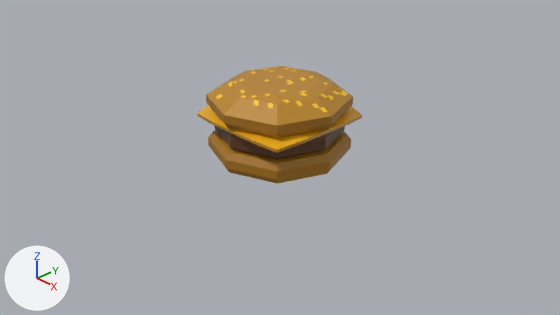
Renders of the Blender file assets/meshes/items/ageless-nutrition.blend from each side of a commit.
Rendered twice from the file's camera 'Camera'. The lights are fixed; the arrows at lower left show +X, +Y and +Z.

The first picture shows 'BottomBun', 'CheeseSlice', 'Patty', 'TopBun'.
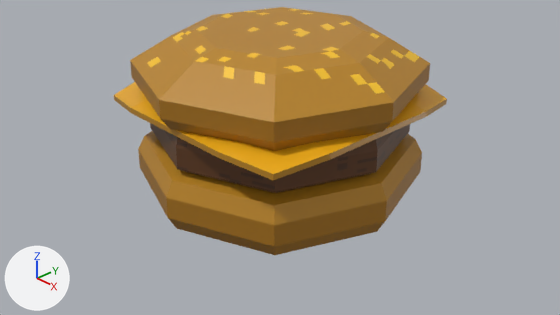
Boxes [x1, y1, x2, y2] around the edits, measured in the pictures (560 x 315 px):
'TopBun', moved, rescaled (103% wider, 99% taller)
    before: [206, 66, 353, 138]
    after: [130, 7, 430, 151]
'BottomBun', moved, rescaled (98% wider, 127% taller)
    before: [208, 130, 351, 184]
    after: [138, 131, 422, 255]
'CheeseSlice', moved, rescaled (101% wider, 102% taller)
    before: [197, 105, 362, 153]
    after: [114, 82, 447, 180]
'Patty', moved, rescaled (98% wider, 103% taller)
    before: [214, 125, 345, 159]
    after: [150, 123, 410, 193]

Diff of the bpy script that builds the scene:
```diff
--- a/assets/meshes/items/ageless-nutrition.blend.py
+++ b/assets/meshes/items/ageless-nutrition.blend.py
@@ ob_topbun @@
 ob_topbun = bpy.data.objects.new('TopBun', me_topbun)
-ob_topbun.location = (0.0, 0.0, 0.664)
-ob_topbun.scale = (1.0, 1.0, 0.688)
+ob_topbun.location = (0.0, 0.0, 0.919)
+ob_topbun.scale = (2.0, 2.0, 1.4)
@@ ob_patty @@
 ob_patty = bpy.data.objects.new('Patty', me_cube_002)
-ob_patty.location = (0.0, 0.0, 0.243)
-ob_patty.scale = (0.904, 0.904, 0.86)
+ob_patty.location = (0.0, 0.0, 0.102)
+ob_patty.scale = (1.8, 1.8, 1.7)
@@ ob_cheeseslice @@
 ob_cheeseslice = bpy.data.objects.new('CheeseSlice', me_cube_003)
-ob_cheeseslice.location = (0.0, 0.0, 0.713)
-ob_cheeseslice.scale = (1.0, 1.0, 0.0214)
+ob_cheeseslice.location = (0.0, 0.0, 1.054)
+ob_cheeseslice.scale = (2.0, 2.0, 0.04)
@@ ob_bottombun @@
 ob_bottombun = bpy.data.objects.new('BottomBun', me_cube_004)
-ob_bottombun.location = (0.0, 0.0, 0.349)
-ob_bottombun.scale = (1.0, 1.0, -0.688)
+ob_bottombun.location = (0.0, 0.0, -0.543)
+ob_bottombun.scale = (2.0, 2.0, 1.7)
```
